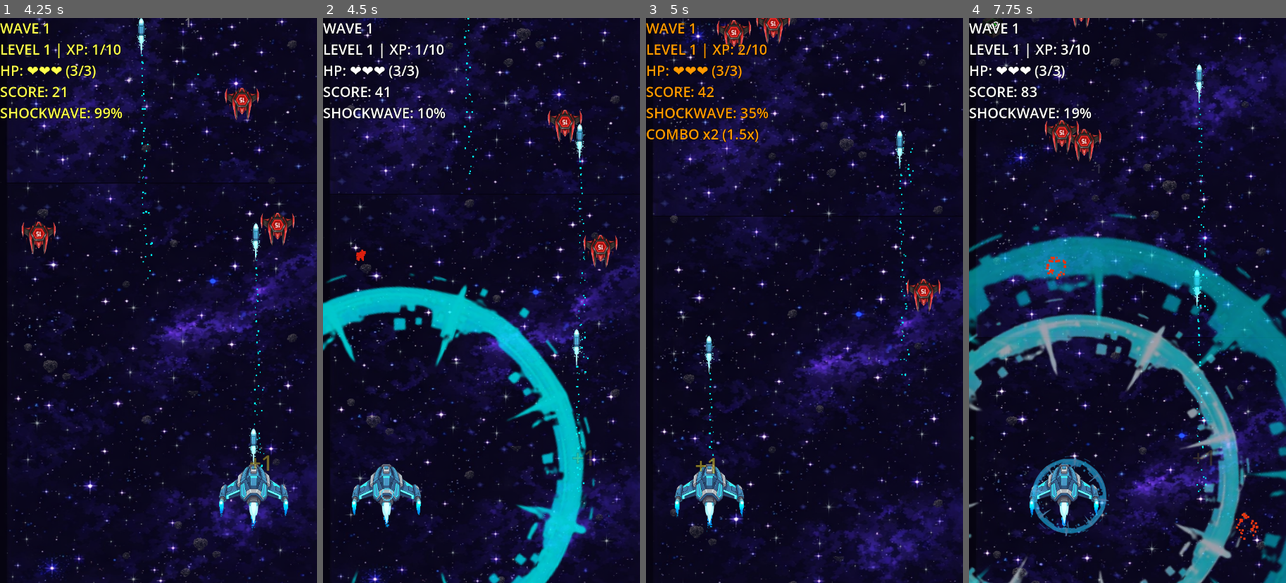
Above: before the commit, frames 1-4 (left to right).
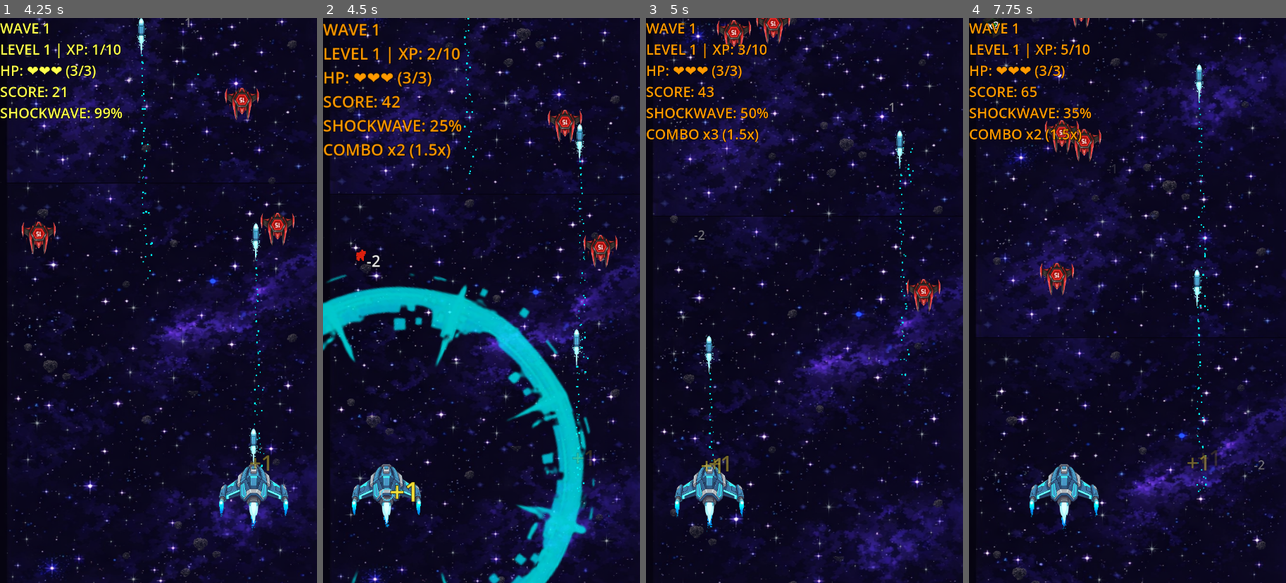
Above: after the commit, the same moments.

Repository: f4binhuu/hyper_shooter
Game: Godot game, scene res://game.tscn
The game is run twice, just before and just after one commit, with the same random seed, the same clock (stepped at 60 frames per second) and the same inputs.
Inputs (mouse positions are in pixels of both pictures, inside the frame that each line leads up to):
- Up to frame 1 (4.25 s): tap Enter (ui_accept) at 0.5, 0.6, 0.77, 1.07, 1.35, 1.52, 1.82, 2.1, 2.85, 3.02, 3.32, 3.6, 3.77, 4.07 s; move the mouse to (228, 272) at 0.52 s; click (228, 272) at 0.67 s; move the mouse to (95, 328) at 1.27 s; click (95, 328) at 1.42 s; move the mouse to (190, 176) at 2.02 s; click (190, 176) at 2.17 s; move the mouse to (142, 413) at 2.77 s; click (142, 413) at 2.92 s; move the mouse to (253, 385) at 3.52 s; click (253, 385) at 3.67 s
- Up to frame 2 (4.5 s): move the mouse to (386, 215) at 4.27 s; tap Enter (ui_accept) at 4.35 s; click (386, 215) at 4.42 s
- Up to frame 3 (5 s): tap Enter (ui_accept) at 4.52, 4.82 s
- Up to frame 4 (7.75 s): move the mouse to (1143, 300) at 5.02 s; tap Enter (ui_accept) at 5.1, 5.85, 6.02, 6.32, 6.6, 6.77, 7.07, 7.35, 7.52 s; click (1143, 300) at 5.17 s; move the mouse to (1079, 159) at 5.77 s; click (1079, 159) at 5.92 s; move the mouse to (1197, 272) at 6.52 s; click (1197, 272) at 6.67 s; move the mouse to (1064, 328) at 7.27 s; click (1064, 328) at 7.42 s

Frame 1 is identical in both runs. In frame 2, 3.4% of the frame differs, in the area x 0-44%, y 0-86%; in frame 3, 0.3%; in frame 4, 20%, in the area x 0-100%, y 0-100%.

Commit message:
add sfx and music

Diff:
--- a/project.godot
+++ b/project.godot
@@ -15,6 +15,10 @@
 config/features=PackedStringArray("4.5", "Forward Plus")
 config/icon="res://icon.svg"
 
+[autoload]
+
+AudioHelper="*res://resources/audio_helper.gd"
+
 [display]
 
 window/size/viewport_width=720
--- /dev/null
+++ b/resources/audio_config.gd
@@ -0,0 +1,86 @@
+extends Resource
+class_name AudioConfig
+
+enum SoundType {
+	PLAYER_SHOOT,
+	PLAYER_SHOCKWAVE,
+	ENEMY_HIT,
+	ENEMY_DEATH,
+	UPGRADE_COMMON,
+	UPGRADE_UNCOMMON,
+	UPGRADE_RARE,
+	UPGRADE_EPIC
+}
+
+# === PLAYER SOUNDS ===
+@export_group("Player Sounds")
+@export var player_shoot_sound: AudioStream
+@export var player_shoot_volume: float = -5.0
+
+@export var shockwave_sound: AudioStream
+@export var shockwave_volume: float = 0.0
+
+# === ENEMY SOUNDS ===
+@export_group("Enemy Sounds")
+@export var enemy_hit_sound: AudioStream
+@export var enemy_hit_volume: float = -5.0
+
+@export var enemy_death_sound: AudioStream
+@export var enemy_death_volume: float = 0.0
+
+# === UPGRADE SOUNDS ===
+@export_group("Upgrade Sounds")
+@export var upgrade_common_sound: AudioStream
+@export var upgrade_common_volume: float = 0.0
+
+@export var upgrade_uncommon_sound: AudioStream
+@export var upgrade_uncommon_volume: float = 0.0
+
+@export var upgrade_rare_sound: AudioStream
+@export var upgrade_rare_volume: float = 0.0
+
+@export var upgrade_epic_sound: AudioStream
+@export var upgrade_epic_volume: float = 0.0
+
+# Helper functions para acessar via enum
+func get_sound(type: SoundType) -> AudioStream:
+	match type:
+		SoundType.PLAYER_SHOOT:
+			return player_shoot_sound
+		SoundType.PLAYER_SHOCKWAVE:
+			return shockwave_sound
+		SoundType.ENEMY_HIT:
+			return enemy_hit_sound
+		SoundType.ENEMY_DEATH:
+			return enemy_death_sound
+		SoundType.UPGRADE_COMMON:
+			return upgrade_common_sound
+		SoundType.UPGRADE_UNCOMMON:
+			return upgrade_uncommon_sound
+		SoundType.UPGRADE_RARE:
+			return upgrade_rare_sound
+		SoundType.UPGRADE_EPIC:
+			return upgrade_epic_sound
+		_:
+			return null
+
+func get_volume(type: SoundType) -> float:
+	match type:
+		SoundType.PLAYER_SHOOT:
+			return player_shoot_volume
+		SoundType.PLAYER_SHOCKWAVE:
+			return shockwave_volume
+		SoundType.ENEMY_HIT:
+			return enemy_hit_volume
+		SoundType.ENEMY_DEATH:
+			return enemy_death_volume
+		SoundType.UPGRADE_COMMON:
+			return upgrade_common_volume
+		SoundType.UPGRADE_UNCOMMON:
+			return upgrade_uncommon_volume
+		SoundType.UPGRADE_RARE:
+			return upgrade_rare_volume
+		SoundType.UPGRADE_EPIC:
+			return upgrade_epic_volume
+		_:
+			return 0.0
--- /dev/null
+++ b/resources/audio_config.tres
@@ -0,0 +1,30 @@
+[gd_resource type="Resource" script_class="AudioConfig" load_steps=10 format=3 uid="uid://audio_config_001"]
+
+[ext_resource type="Script" path="res://resources/audio_config.gd" id="1_audio_script"]
+[ext_resource type="AudioStream" path="res://assets/sfx/mixkit-short-laser-gun-shot-1670.wav" id="2_player_shoot"]
+[ext_resource type="AudioStream" path="res://assets/sfx/mixkit-sword-slash-swoosh-1476.mp3" id="3_shockwave"]
+[ext_resource type="AudioStream" path="res://assets/sfx/mixkit-body-punch-quick-hit-2153.wav" id="4_enemy_hit"]
+[ext_resource type="AudioStream" path="res://assets/sfx/mixkit-arrow-whoosh-1491.wav" id="5_enemy_death"]
+[ext_resource type="AudioStream" path="res://assets/sfx/mixkit-achievement-completed-2068.wav" id="6_upgrade_common"]
+[ext_resource type="AudioStream" path="res://assets/sfx/mixkit-completion-of-a-level-2063.wav" id="7_upgrade_uncommon"]
+[ext_resource type="AudioStream" path="res://assets/sfx/mixkit-game-experience-level-increased-2062.wav" id="8_upgrade_rare"]
+[ext_resource type="AudioStream" path="res://assets/sfx/mixkit-achievement-win-drums-555.wav" id="9_upgrade_epic"]
+
+[resource]
+script = ExtResource("1_audio_script")
+player_shoot_sound = ExtResource("2_player_shoot")
+player_shoot_volume = -5.0
+shockwave_sound = ExtResource("3_shockwave")
+shockwave_volume = 0.0
+enemy_hit_sound = ExtResource("4_enemy_hit")
+enemy_hit_volume = -5.0
+enemy_death_sound = ExtResource("5_enemy_death")
+enemy_death_volume = 0.0
+upgrade_common_sound = ExtResource("6_upgrade_common")
+upgrade_common_volume = 0.0
+upgrade_uncommon_sound = ExtResource("7_upgrade_uncommon")
+upgrade_uncommon_volume = 0.0
+upgrade_rare_sound = ExtResource("8_upgrade_rare")
+upgrade_rare_volume = 0.0
+upgrade_epic_sound = ExtResource("9_upgrade_epic")
+upgrade_epic_volume = 0.0
--- /dev/null
+++ b/resources/audio_helper.gd
@@ -0,0 +1,31 @@
+extends Node
+
+## Toca um som de forma estática sem precisar gerenciar AudioStreamPlayer
+static func play_sound(stream: AudioStream, volume_db: float = 0.0, parent: Node = null) -> AudioStreamPlayer:
+	if not stream or not parent:
+		return null
+
+	var player = AudioStreamPlayer.new()
+	player.stream = stream
+	player.volume_db = volume_db
+	parent.add_child(player)
+	player.play()
+
+	# Auto-destruir após terminar
+	player.finished.connect(func():
+		player.queue_free()
+	)
+
+	return player
+
+## Cria um AudioStreamPlayer permanente (para sons que tocam repetidamente)
+static func create_player(stream: AudioStream, volume_db: float = 0.0, parent: Node = null) -> AudioStreamPlayer:
+	if not stream or not parent:
+		return null
+
+	var player = AudioStreamPlayer.new()
+	player.stream = stream
+	player.volume_db = volume_db
+	parent.add_child(player)
+
+	return player
--- a/scenes/enemy.gd
+++ b/scenes/enemy.gd
@@ -7,6 +7,7 @@
 @export var xp_value = 1  # XP que dropa ao morrer
 @export var max_health = 1
 @export var knockback_force = 250.0
+@export var audio_config: AudioConfig
 
 @onready var sprite = $Sprite2D
 @onready var death_particles = preload("res://assets/particles/enemy_death.tscn")
@@ -18,6 +19,8 @@
 var knockback_velocity = Vector2.ZERO
 var is_frozen = false
 var original_speed = 0.0
+var hit_sound: AudioStreamPlayer
+var death_sound: AudioStreamPlayer
 
 func _ready():
 	add_to_group("enemies")
@@ -26,6 +29,20 @@
 	body_entered.connect(_on_body_entered)
 	previous_x = position.x
 	original_speed = speed
+
+	# Criar sons de hit e morte
+	if audio_config:
+		hit_sound = AudioHelper.create_player(
+			audio_config.enemy_hit_sound,
+			audio_config.enemy_hit_volume,
+			self
+		)
+
+		death_sound = AudioHelper.create_player(
+			audio_config.enemy_death_sound,
+			audio_config.enemy_death_volume,
+			self
+		)
 
 
 func _physics_process(delta):
@@ -80,15 +97,20 @@
 			if area.has_method("destroy"):
 				area.destroy()
 
-func take_damage(amount: int):
+func take_damage(amount: int, show_text: bool = true):
 	health -= amount
 
 	# Spawn floating damage text
-	spawn_floating_text("-" + str(amount), Color.WHITE, 28)
+	if show_text:
+		spawn_floating_text("-" + str(amount), Color.WHITE, 28)
 
 	if health <= 0:
 		die()
 	else:
+		# Tocar som de hit (não morreu)
+		if hit_sound:
+			hit_sound.play()
+
 		var original_modulate = sprite.modulate
 		# Flash de dano mais intenso
 		sprite.modulate = Color(2.0, 2.0, 2.0)
@@ -98,6 +120,14 @@
 func die():
 	var player = get_tree().get_first_node_in_group("player")
 
+	# Tocar som de morte (AudioStreamPlayer separado que não será destruído com o inimigo)
+	if audio_config:
+		AudioHelper.play_sound(
+			audio_config.enemy_death_sound,
+			audio_config.enemy_death_volume,
+			get_parent()
+		)
+
 	if player:
 		# Dar XP diretamente ao player
 		if player.has_method("collect_xp"):
@@ -126,26 +156,21 @@
 	if health <= 0:
 		return
 
+	# Calcular direção do knockback
+	var knockback_direction = (position - player_pos).normalized()
+	knockback_velocity = knockback_direction * knockback_force
+
+	# Se vai morrer, dar bonus de power
 	if damage >= health:
-		# Mata o inimigo - dá power em dobro
 		var bonus_points = points_value * 2
 		var player = get_tree().get_first_node_in_group("player")
 		if player:
 			player.power += bonus_points
 			player.add_boost_charge(player.shockwave_charge_per_kill * 0.5)
-			print("SHOCKWAVE KILL! Inimigo LVL 1 destruído! Player ganhou +", bonus_points, " | Força total: ", player.power)
-
-		spawn_death_particles()
-		queue_free()
-	else:
-		# Causa dano e empurra
-		take_damage(damage)
-
-		# Calcular direção do knockback
-		var knockback_direction = (position - player_pos).normalized()
-		knockback_velocity = knockback_direction * knockback_force
-
-		print("Inimigo levou ", damage, " de dano! Vida restante: ", health)
+			print("SHOCKWAVE KILL! Inimigo destruído! Player ganhou +", bonus_points, " | Força total: ", player.power)
+
+	# Usar função centralizada de dano (que já toca sons, mostra texto e mata se necessário)
+	take_damage(damage)
 
 func _on_body_entered(body):
 	if body.name == "Player":
--- a/scenes/player.gd
+++ b/scenes/player.gd
@@ -7,6 +7,7 @@
 @export var shockwave_cooldown = 5.0
 @export var shockwave_charge_per_kill = 15.0
 @export var shockwave_radius = 600.0
+@export var audio_config: AudioConfig
 
 var power = 20  # Mantido para compatibilidade com score
 var shockwave_charge = 0.0
@@ -50,6 +51,8 @@
 var propulsion_center
 var propulsion_left
 var propulsion_right
+var shoot_sound: AudioStreamPlayer
+var shockwave_sound: AudioStreamPlayer
 
 var can_shoot = true
 var previous_x = 0.0
@@ -137,6 +140,17 @@
 
 func activate_shockwave():
 	shockwave_charge = 0.0
+
+	# Criar e tocar som de shockwave (lazy initialization)
+	if audio_config and not shockwave_sound:
+		shockwave_sound = AudioHelper.create_player(
+			audio_config.shockwave_sound,
+			audio_config.shockwave_volume,
+			self
+		)
+
+	if shockwave_sound:
+		shockwave_sound.play()
 
 	# Flash branco super intenso no player
 	sprite.modulate = Color(5, 5, 5, 1)
@@ -163,6 +177,17 @@
 
 func shoot():
 	var total_bullets = 1 + extra_bullets
+
+	# Criar e tocar som de tiro (lazy initialization)
+	if audio_config and not shoot_sound:
+		shoot_sound = AudioHelper.create_player(
+			audio_config.player_shoot_sound,
+			audio_config.player_shoot_volume,
+			self
+		)
+
+	if shoot_sound:
+		shoot_sound.play()
 
 	# Calcular ângulos do leque
 	if total_bullets == 1:
@@ -267,6 +292,14 @@
 			if "points_value" in enemy:
 				power += int(enemy.points_value * 0.5)
 
+			# Tocar som de morte
+			if audio_config and "audio_config" in enemy:
+				AudioHelper.play_sound(
+					audio_config.enemy_death_sound,
+					audio_config.enemy_death_volume,
+					self
+				)
+
 			# Spawnar partículas de morte
 			if enemy.has_method("spawn_death_particles"):
 				enemy.spawn_death_particles()
--- a/scripts/game.gd
+++ b/scripts/game.gd
@@ -8,6 +8,7 @@
 @onready var game_over_screen_scene = preload("res://ui/game_over_screen.tscn")
 
 @export var game_config: GameConfig
+@export var audio_config: AudioConfig
 @export var waves: Array[WaveConfig] = []
 @export var multipliers: Array[MultiplierConfig] = []
 @export var upgrades: Array[UpgradeConfig] = []
@@ -33,13 +34,24 @@
 		push_error("ERRO: GameConfig não configurado! Adicione um game_config.tres no Inspector.")
 		return
 
+	# Carregar audio_config automaticamente se não estiver configurado
+	if not audio_config:
+		audio_config = load("res://resources/audio_config.tres")
+		if audio_config:
+			print("AudioConfig carregado automaticamente")
+
 	next_upgrade_at = game_config.upgrade_point_threshold
 
-	# Conectar ao sinal de morte do player
+	# Conectar ao sinal de morte do player e configurar audio
 	var player = get_tree().get_first_node_in_group("player")
-	if player and player.has_signal("player_died"):
-		player.player_died.connect(on_player_died)
-		print("Game conectado ao sinal de morte do player")
+	if player:
+		# Passar audio_config para o player
+		if audio_config:
+			player.audio_config = audio_config
+
+		if player.has_signal("player_died"):
+			player.player_died.connect(on_player_died)
+			print("Game conectado ao sinal de morte do player")
 
 	# Conectar ao combo do player para trackear max combo
 	if player and player.has_signal("combo_changed"):
@@ -128,6 +140,10 @@
 		var enemy_scene = choose_enemy_type()
 		var enemy = enemy_scene.instantiate()
 
+		# Passar audio_config para o inimigo
+		if audio_config:
+			enemy.audio_config = audio_config
+
 		var spawn_x = randf_range(50, get_viewport_rect().size.x - 50)
 		enemy.position = Vector2(spawn_x, -50)
 
@@ -257,6 +273,11 @@
 	# Mostrar UI de seleção
 	var ui = upgrade_ui_scene.instantiate()
 	ui.process_mode = Node.PROCESS_MODE_ALWAYS  # Funciona mesmo com jogo pausado
+
+	# Passar audio_config para a UI
+	if audio_config:
+		ui.audio_config = audio_config
+
 	add_child(ui)
 
 	# Passar upgrades e níveis atuais do player
--- a/ui/upgrade_selection_ui.gd
+++ b/ui/upgrade_selection_ui.gd
@@ -6,6 +6,8 @@
 @onready var center_container = $CenterContainer
 
 var card_scene = preload("res://ui/upgrade_card.tscn")
+var audio_config: AudioConfig
+var highest_rarity: int = 0  # Armazena a raridade mais alta dos upgrades
 
 func _ready():
 	# Animação de entrada
@@ -20,6 +22,33 @@
 	# Limpar cards anteriores
 	for child in cards_container.get_children():
 		child.queue_free()
+
+	# Detectar a raridade mais alta dos upgrades apresentados
+	highest_rarity = UpgradeConfig.UpgradeRarity.COMMON
+	for config in upgrade_configs:
+		if config.rarity > highest_rarity:
+			highest_rarity = config.rarity
+
+	# Tocar som apropriado baseado na raridade mais alta
+	if audio_config:
+		var sound_type: AudioConfig.SoundType
+		match highest_rarity:
+			UpgradeConfig.UpgradeRarity.COMMON:
+				sound_type = AudioConfig.SoundType.UPGRADE_COMMON
+			UpgradeConfig.UpgradeRarity.UNCOMMON:
+				sound_type = AudioConfig.SoundType.UPGRADE_UNCOMMON
+			UpgradeConfig.UpgradeRarity.RARE:
+				sound_type = AudioConfig.SoundType.UPGRADE_RARE
+			UpgradeConfig.UpgradeRarity.EPIC:
+				sound_type = AudioConfig.SoundType.UPGRADE_EPIC
+			_:
+				sound_type = AudioConfig.SoundType.UPGRADE_COMMON
+
+		AudioHelper.play_sound(
+			audio_config.get_sound(sound_type),
+			audio_config.get_volume(sound_type),
+			self
+		)
 
 	# Criar card para cada upgrade
 	for config in upgrade_configs:
Not shown, added: assets/sfx/mixkit-achievement-completed-2068.wav.import
Not shown, added: assets/sfx/mixkit-achievement-win-drums-555.wav.import
Not shown, added: assets/sfx/mixkit-arcade-game-explosion-2759.wav.import
Not shown, added: assets/sfx/mixkit-arcade-game-over-3068.wav.import
Not shown, added: assets/sfx/mixkit-arrow-whoosh-1491.wav.import
Not shown, added: assets/sfx/mixkit-body-punch-quick-hit-2153.wav.import
Not shown, added: assets/sfx/mixkit-completion-of-a-level-2063.wav.import
Not shown, added: assets/sfx/mixkit-game-ball-tap-2073.wav.import
Not shown, added: assets/sfx/mixkit-game-experience-level-increased-2062.wav.import
Not shown, added: assets/sfx/mixkit-metal-hammer-hit-833.wav.import
Not shown, added: assets/sfx/mixkit-quick-magic-sword-slice-2793.wav.import
Not shown, added: assets/sfx/mixkit-sci-fi-game-over-1951.wav.import
(and 20 more such lines)
